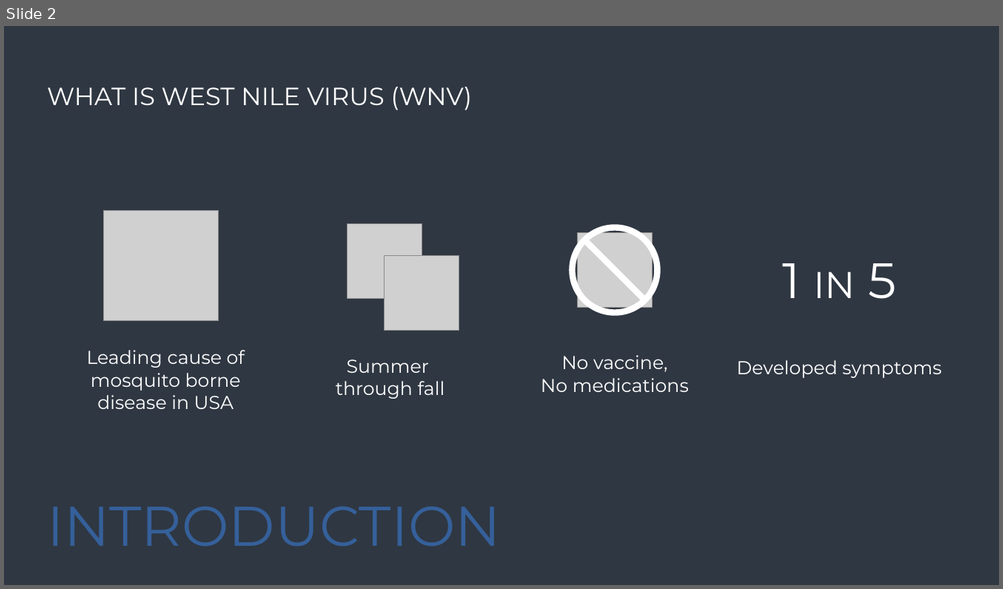
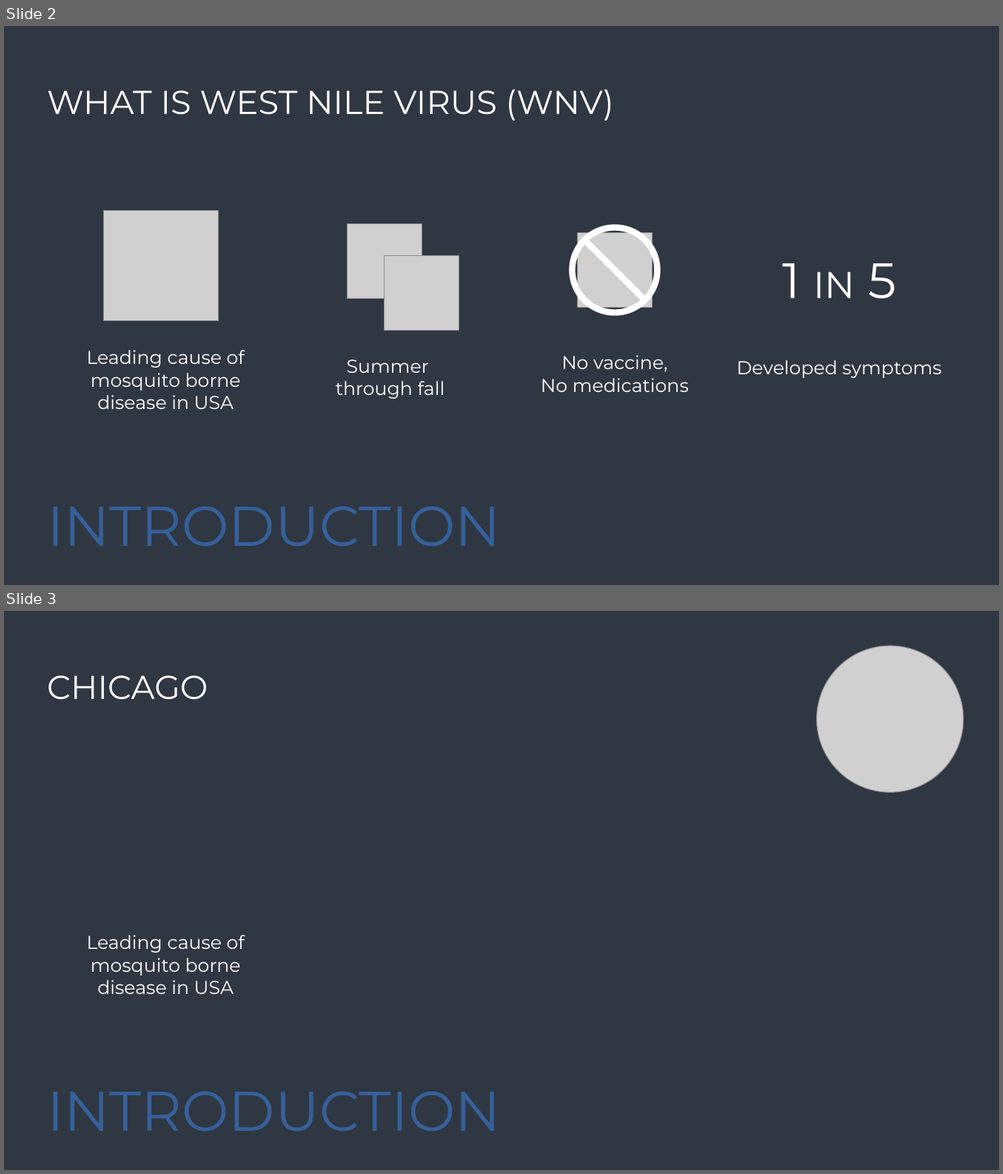
Before and after one commit to bluemelodybox/west-nile-virus-prediction, a slide deck: WNV Grp Presentation.pptx. Shown one above the other, each under a label of ours: slide 2 before the commit, slides 2 and 3 after it. The pictures are 1003x589 and 1003x1174 pixels, drawn with LibreOffice and Linux fonts; fonts in the diff are those of the drawing; grey boxes stand for pictures. Boxes give left, top, right and bottom in pixels: in the first picture for what was removed or moved away, otherwise in the second. Text is boxed around its words. In the diff, an @@ line names an element or a change of style, - is before the commit and + after.

```diff
--- a/WNV Grp Presentation.pptx
+++ b/WNV Grp Presentation.pptx
@@ slide 3 added at (4,611,999,1170), background #2F3742 @@
@@ picture added at (817,646,964,793) @@
@@ text added at (47,675,208,700), 32 pt, text #FFFFFF @@
+CHICAGO
@@ text added at (87,935,244,994), 18 pt, text #FFFFFF @@
+Leading cause of mosquito borne disease in USA
@@ title added at (47,1092,501,1131), 54 pt, text gradient #35609A to #EC343F @@
+INTRODUCTION
@@ slide 2 changed as well @@
@@ text "WHAT IS WEST NILE VIRUS ..." at (47,89,614,121): size 24 to 32 pt @@
```
Also in this commit, not shown: 3 other slides changed, 11 other slides added, 1 slide removed.
